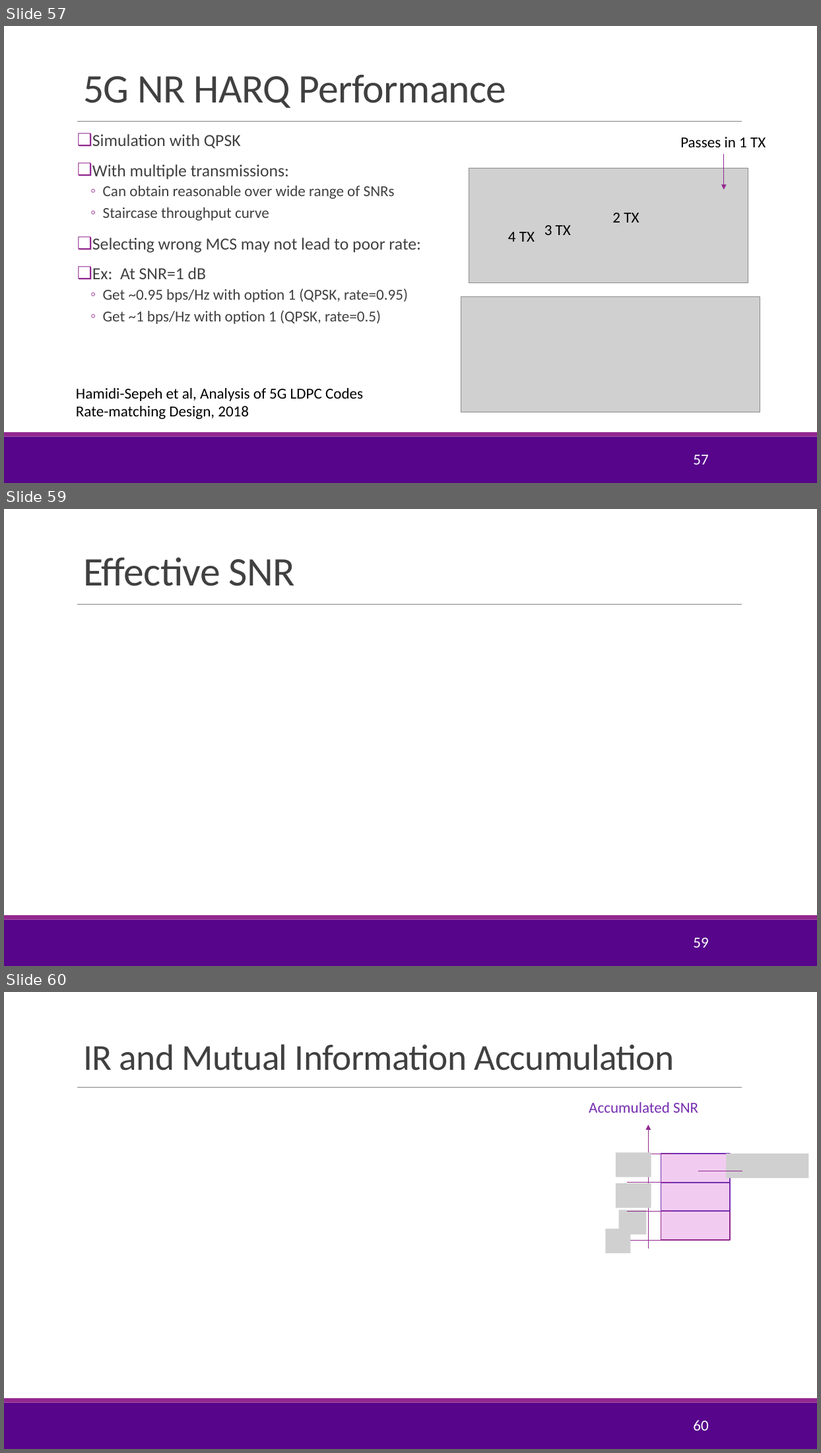
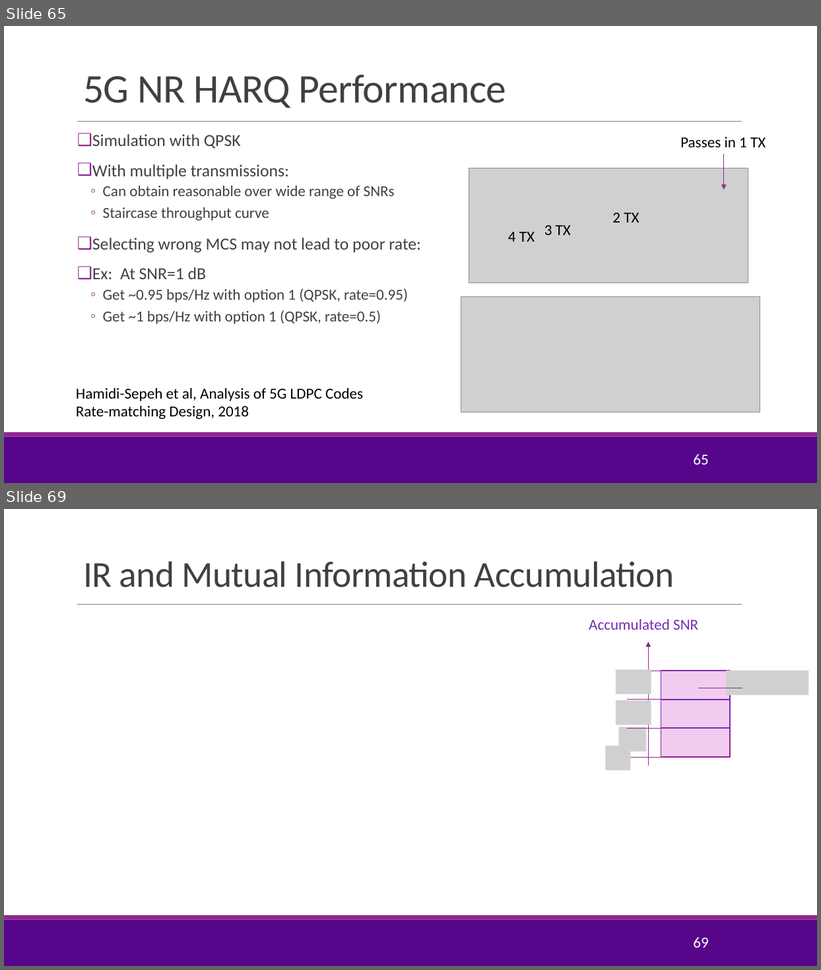
Before and after one commit to sdrangan/wirelesscomm, a slide deck: lectures/Unit05_AMC.pptx. Shown one above the other, each under a label of ours: slides 57, 59 and 60 before the commit, slides 65 and 69 after it; the slides between them are not shown. The pictures are 821x1453 and 821x970 pixels, drawn with LibreOffice and Linux fonts; fonts in the diff are those of the drawing; grey boxes stand for pictures; background and template pictures are left out. Boxes give left, top, right and bottom in pixels: in the first picture for what was removed or moved away, otherwise in the second. Text is boxed around its words. In the diff, an @@ line names an element or a change of style, - is before the commit and + after.

```diff
--- a/lectures/Unit05_AMC.pptx
+++ b/lectures/Unit05_AMC.pptx
@@ slide 59 removed at bbox=[4, 509, 817, 966], background #FFFFFF; not listed: 3 template elements that a slide beside it also shows @@
@@ title removed at bbox=[83, 557, 294, 586] @@
-Effective SNR
@@ page number removed at bbox=[693, 938, 708, 948] @@
-59
@@ what was slide 57 is now slide 65 @@
@@ page number at bbox=[693, 454, 708, 465]: text changed @@
-57
+65
@@ what was slide 60 is now slide 69 @@
@@ page number at bbox=[693, 937, 708, 948]: text changed @@
-60
+69
```
Also in this commit, not shown: 2 slides changed, 10 slides added, 2 other slides removed, 4 other files.
